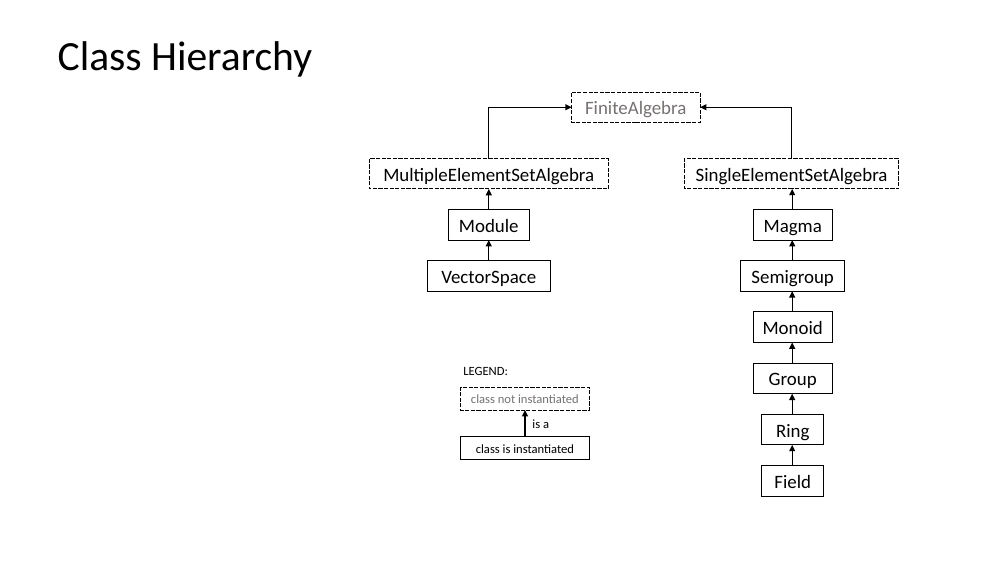
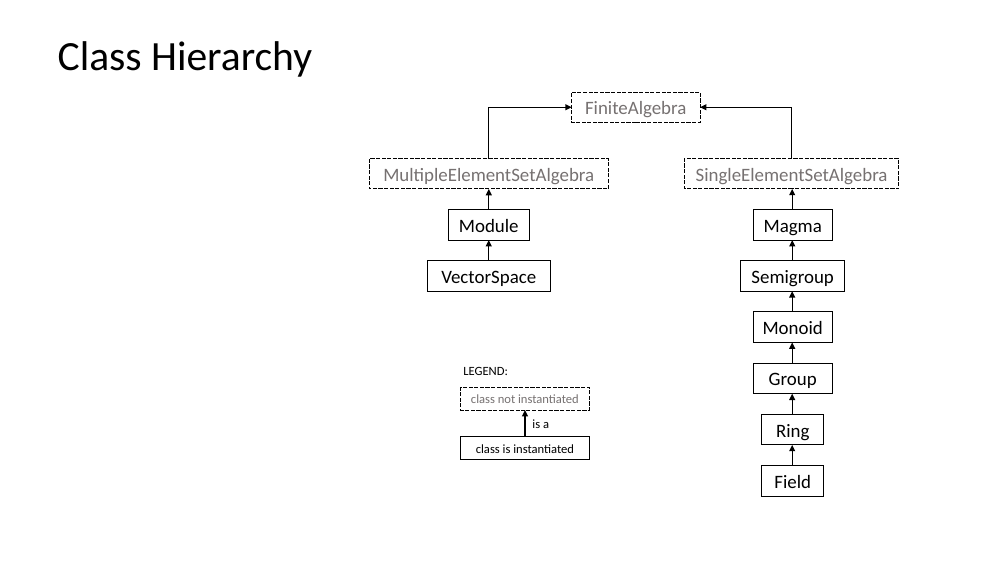
Before and after one commit to alreich/abstract_algebra, a slide deck: slide 2 of misc/group_representation.pptx. Drawn at 1008x567 pixels with LibreOffice and Linux fonts; fonts in the diff are those of the drawing. Boxes give left, top, right and bottom in pixels: in the first picture for what was removed or moved away, otherwise in the second. Text is boxed around its words. In the diff, an @@ line names an element or a change of style, - is before the commit and + after.

Commit message:
forgot to save ppt file w/ figures

```diff
--- a/misc/group_representation.pptx
+++ b/misc/group_representation.pptx
@@ rectangle "MultipleElementSetAlgebra" at [370, 159, 609, 189]: text colour #000000 to #767171 @@
@@ rectangle "SingleElementSetAlgebra" at [684, 159, 899, 189]: text colour #000000 to #767171 @@
```
Also in this commit, not shown: 1 other file.
